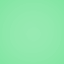
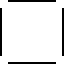
Before/after of a 64×64 layered artwork. What changed in the layer stack:
painted on "tile.png copy" over (0, 0, 64, 64)
